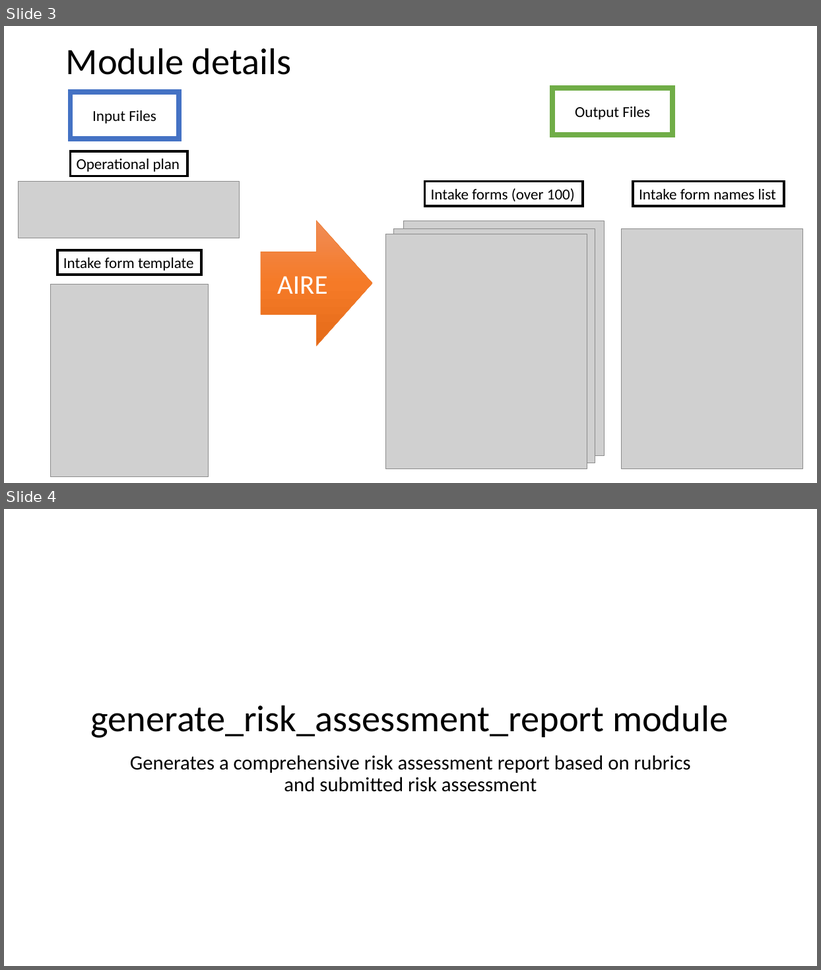
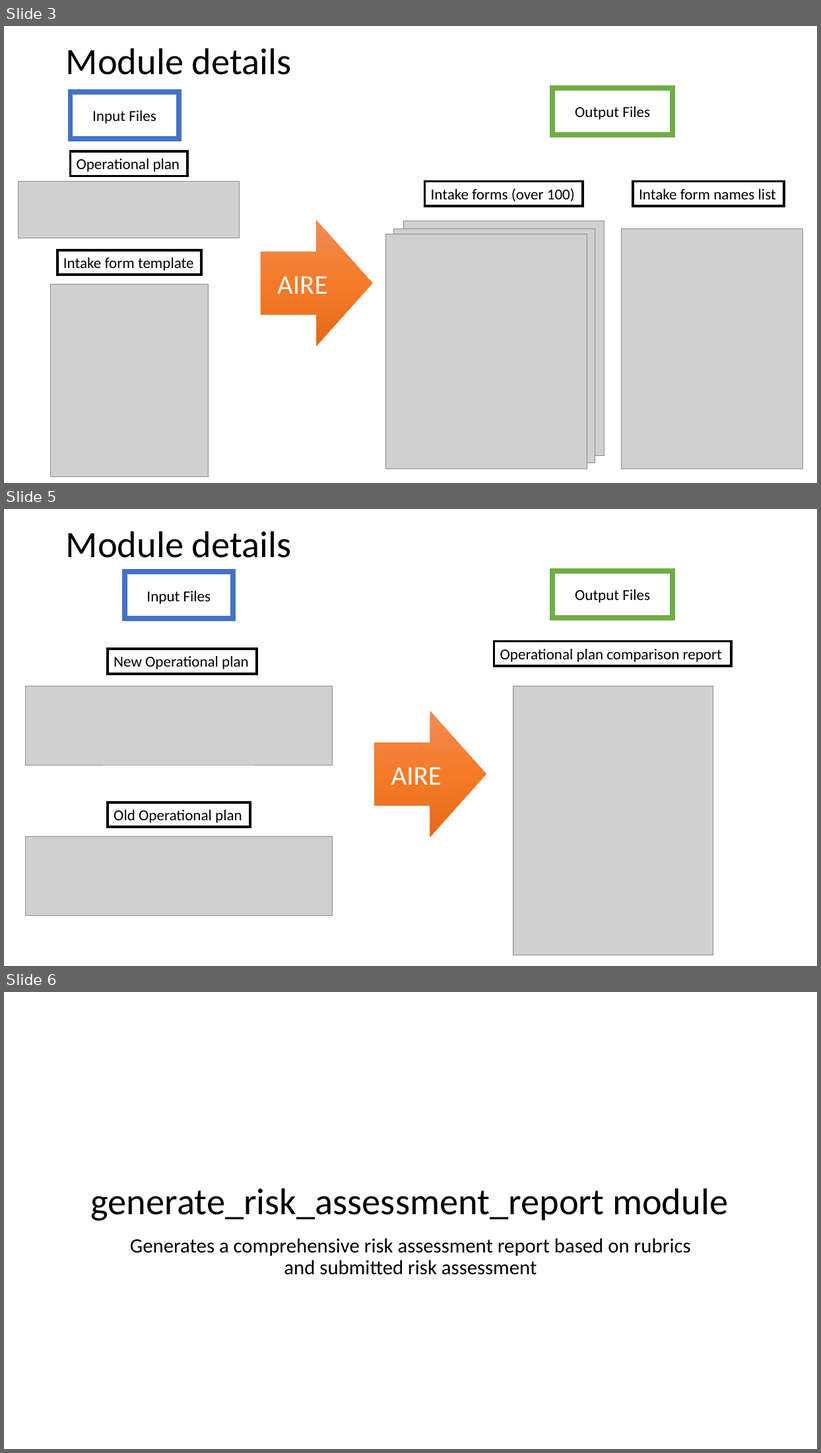
Before and after one commit to Syed-Nabeel02/AIREProject, a slide deck: documents/AIRE module documentation.pptx. Shown one above the other, each under a label of ours: slides 3 and 4 before the commit, slides 3, 5 and 6 after it; the slides between them are not shown. The pictures are 821x970 and 821x1453 pixels, drawn with LibreOffice and Linux fonts; fonts in the diff are those of the drawing; grey boxes stand for pictures. Boxes give left, top, right and bottom in pixels: in the first picture for what was removed or moved away, otherwise in the second. Text is boxed around its words. In the diff, an @@ line names an element or a change of style, - is before the commit and + after.

Commit message:
AIRE version 3.1.0 final

```diff
--- a/documents/AIRE module documentation.pptx
+++ b/documents/AIRE module documentation.pptx
@@ slide 5 added at bbox=[4, 509, 817, 966], background #FFFFFF @@
@@ title added at bbox=[66, 531, 292, 558], 44 pt, text #000000 @@
+Module details
@@ rectangle added at bbox=[125, 572, 234, 619], fill #FFFFFF, outline #4472C4 6 pt, 18 pt, text #000000 @@
+Input Files
@@ rectangle added at bbox=[553, 571, 673, 618], fill #FFFFFF, outline #70AD47 6 pt, 18 pt, text #000000 @@
+Output Files
@@ rectangle added at bbox=[494, 642, 732, 666], fill #FFFFFF, outline #000000 3 pt, 18 pt, text #000000 @@
+Operational plan comparison report
@@ rectangle added at bbox=[108, 650, 257, 674], fill #FFFFFF, outline #000000 3 pt, 18 pt, text #000000 @@
+New Operational plan
@@ picture added at bbox=[25, 687, 333, 765] @@
@@ picture added at bbox=[514, 687, 714, 956] @@
@@ right arrow added at bbox=[375, 712, 486, 836], fill gradient #F18C57 to #F67B28 to #E56C19, outline #ED7D31 0.5 pt, 32 pt, text #FFFFFF @@
+AIRE
@@ rectangle added at bbox=[108, 803, 250, 827], fill #FFFFFF, outline #000000 3 pt, 18 pt, text #000000 @@
+Old Operational plan
@@ picture added at bbox=[25, 837, 333, 916] @@
@@ what was slide 4 is now slide 6 @@
```
Also in this commit, not shown: 3 other slides added, 18 other files.
